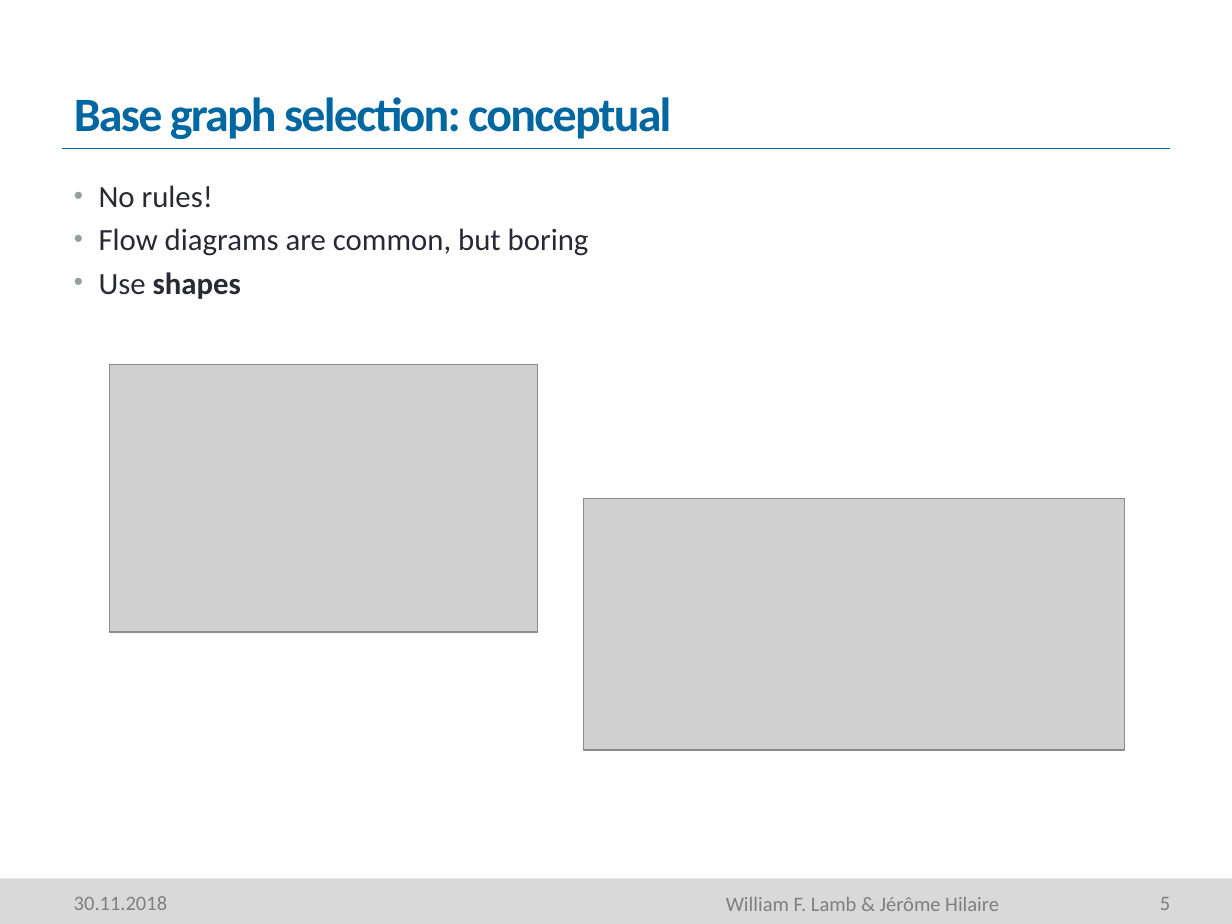
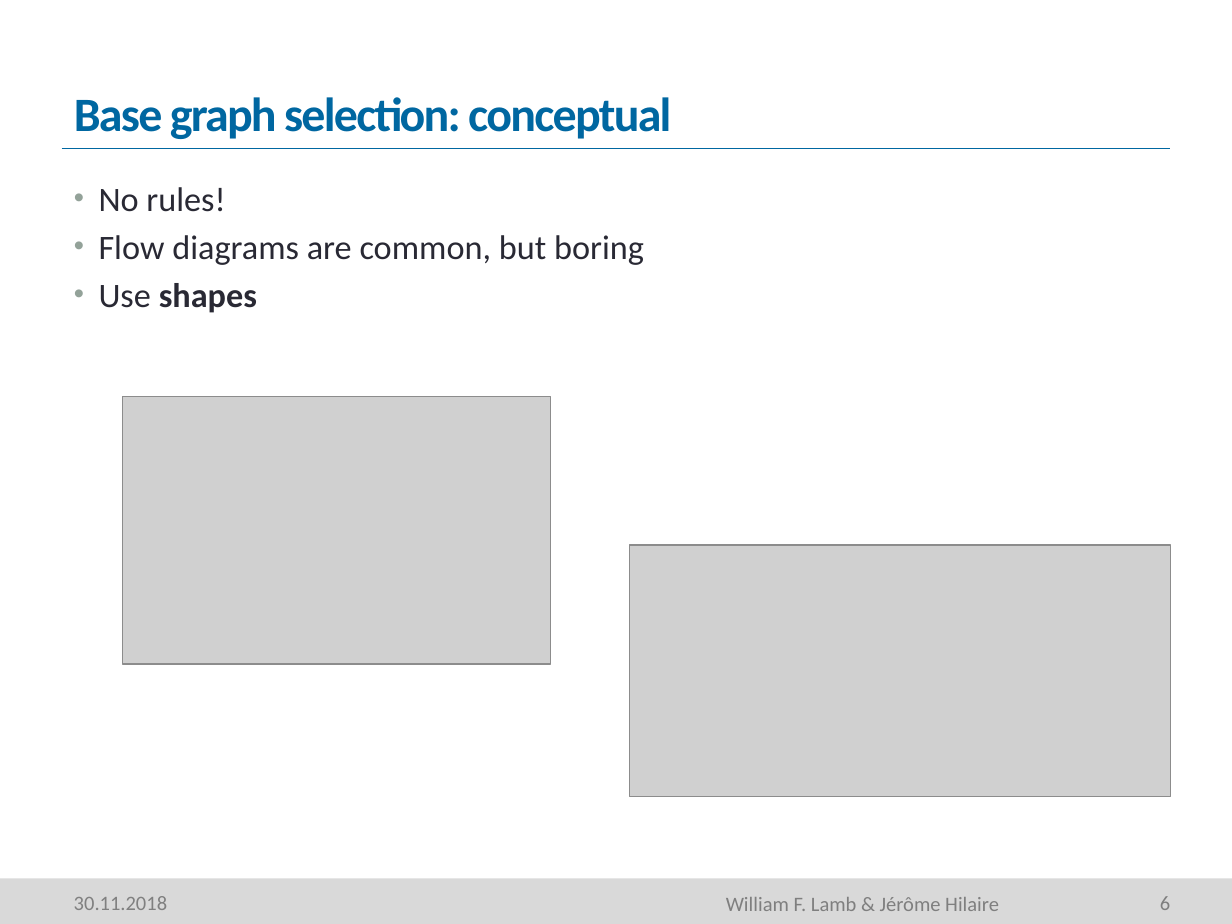
Before and after one commit to mcc-apsis/figures, a slide deck: slide 6 of Resources/Seminar part 1.pptm (slide 5 before the commit). Drawn at 1232x924 pixels with LibreOffice and Linux fonts; fonts in the diff are those of the drawing; grey boxes stand for pictures; background and template pictures are left out. Boxes give left, top, right and bottom in pixels: in the first picture for what was removed or moved away, otherwise in the second. Text is boxed around its words. In the diff, an @@ line names an element or a change of style, - is before the commit and + after.

```diff
--- a/Resources/Seminar part 1.pptm
+++ b/Resources/Seminar part 1.pptm
@@ text "No rules!" at [99, 187, 644, 313]: size 18 to 20 pt @@
@@ picture: place and size @@
-picture at [110, 365, 538, 632]
+picture at [122, 397, 551, 664]
@@ picture: place and size @@
-picture at [584, 498, 1125, 749]
+picture at [630, 545, 1170, 796]
@@ page number at [1160, 896, 1170, 910]: text changed @@
-5
+6
```
Also in this commit, not shown: 12 other slides changed, 9 slides added, 1 slide removed, 5 other files.
